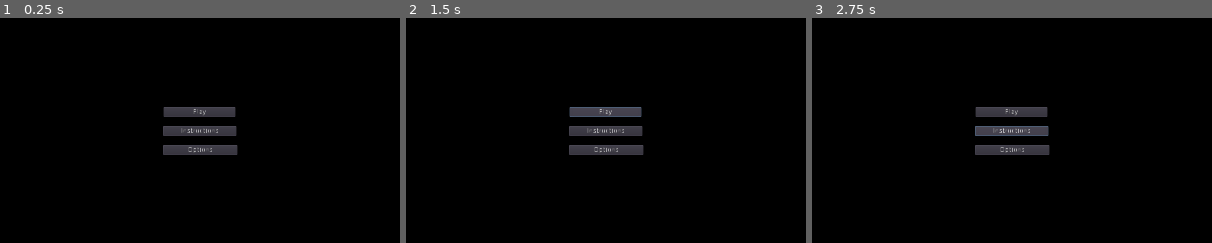
Above: before the commit, frames 1-3 (left to right).
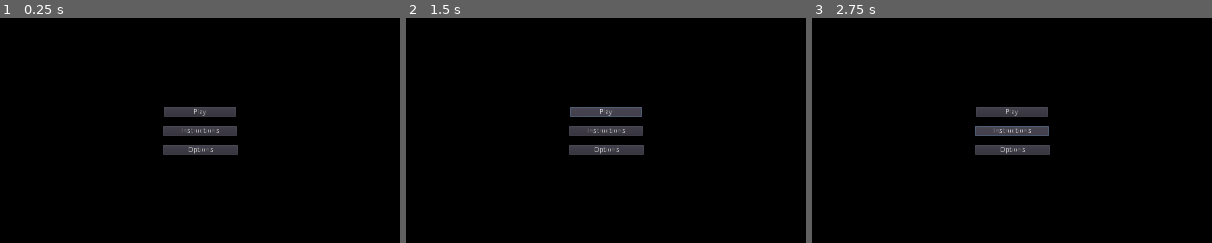
Above: after the commit, the same moments.

Repository: CodyMiner/FP-TowerHeistEscape
Game: Godot game, scene res://src/MainMenu.tscn
Two runs of this game, one before a commit and one after it. Both use one fixed random seed, a clock stepped at 60 frames per second and the inputs below. The project has no main scene, so this scene is started directly.
Inputs:
- Up to frame 1 (0.25 s): no input
- Up to frame 2 (1.5 s): click "Play" at 0.5 s; click "Play" at 1.25 s
- Up to frame 3 (2.75 s): click "Instructions" at 2 s
The pictures show only the part of the screen within x 25-75%, y 21-71%; the shares and areas given below are measured in that part.

The runs differ from the first frame. In frame 1, 0.1% of the frame differs, in the area x 40-60%, y 39-61%; in frame 2, 0.1%; in frame 3, 0.1%.

Commit message:
Update project settings

Diff:
--- a/project/project.godot
+++ b/project/project.godot
@@ -16,8 +16,12 @@
 [application]
 
 config/name="Project"
-run/main_scene="res://src/SceneTransitioner.tscn"
+run/main_scene="res://src/World.tscn"
 config/icon="res://icon.png"
+
+[debug]
+
+settings/fps/force_fps=60
 
 [display]
 
@@ -83,10 +87,26 @@
 "deadzone": 0.5,
 "events": [  ]
 }
+walk_left={
+"deadzone": 0.5,
+"events": [ Object(InputEventKey,"resource_local_to_scene":false,"resource_name":"","device":0,"alt":false,"shift":false,"control":false,"meta":false,"command":false,"pressed":false,"scancode":65,"unicode":0,"echo":false,"script":null)
+ ]
+}
+walk_right={
+"deadzone": 0.5,
+"events": [ Object(InputEventKey,"resource_local_to_scene":false,"resource_name":"","device":0,"alt":false,"shift":false,"control":false,"meta":false,"command":false,"pressed":false,"scancode":68,"unicode":0,"echo":false,"script":null)
+ ]
+}
+jump={
+"deadzone": 0.5,
+"events": [ Object(InputEventKey,"resource_local_to_scene":false,"resource_name":"","device":0,"alt":false,"shift":false,"control":false,"meta":false,"command":false,"pressed":false,"scancode":87,"unicode":0,"echo":false,"script":null)
+ ]
+}
 
 [rendering]
 
 quality/driver/driver_name="GLES2"
+quality/2d/use_pixel_snap=true
 vram_compression/import_etc=true
 vram_compression/import_etc2=false
 environment/default_environment="res://default_env.tres"
